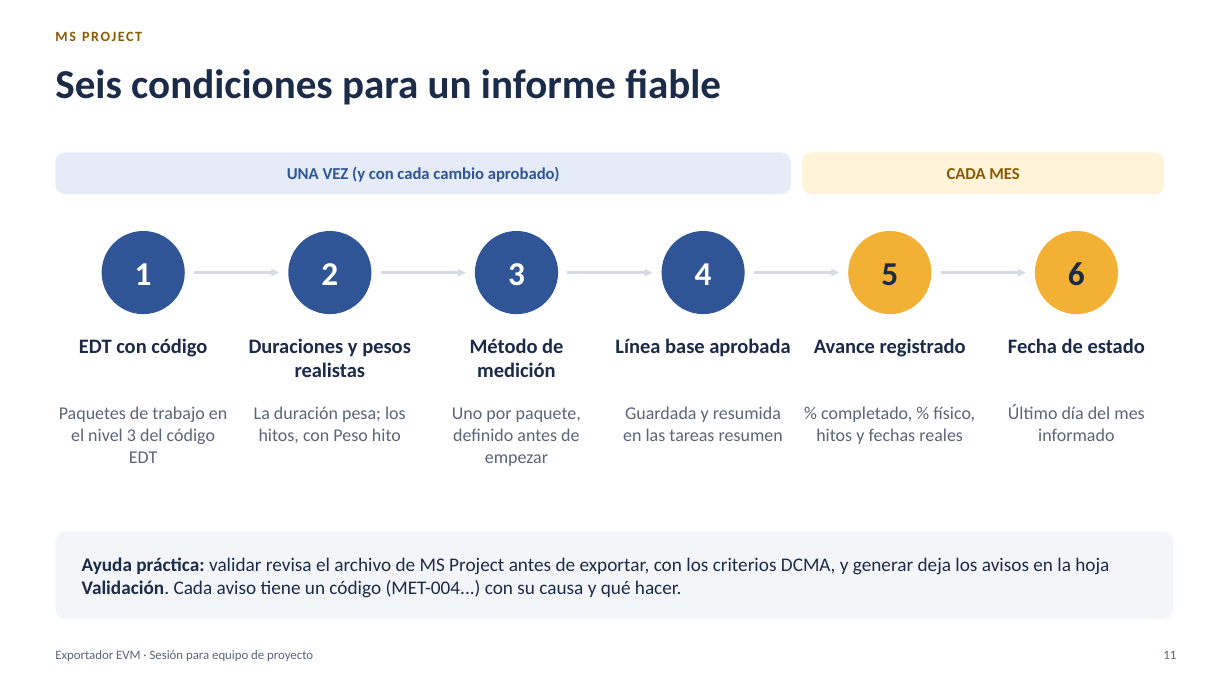
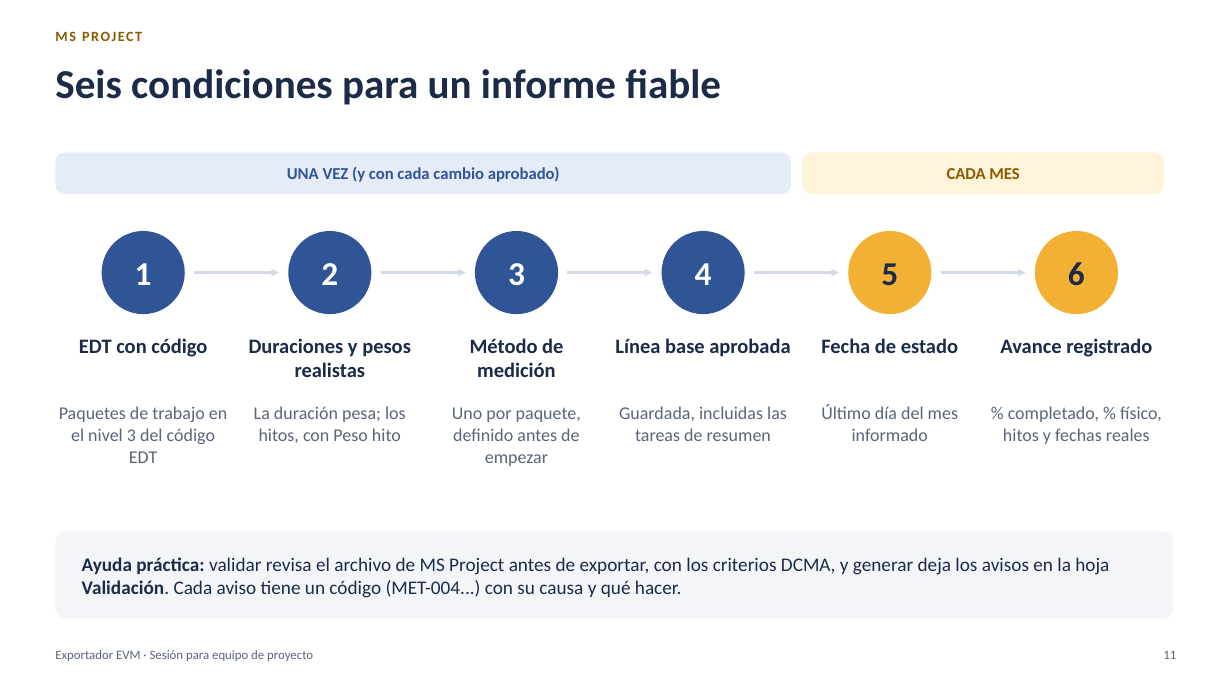
Before and after one commit to MarceloSalazar/evm-automation, a slide deck: slide 11 of docs/presentacion-jefes-de-proyecto.pptx. Drawn at 1232x693 pixels with LibreOffice and Linux fonts; fonts in the diff are those of the drawing. Boxes give left, top, right and bottom in pixels: in the first picture for what was removed or moved away, otherwise in the second. Text is boxed around its words. In the diff, an @@ line names an element or a change of style, - is before the commit and + after.

```diff
--- a/docs/presentacion-jefes-de-proyecto.pptx
+++ b/docs/presentacion-jefes-de-proyecto.pptx
@@ text at (821, 338, 958, 353): text changed @@
-Avance registrado
+Fecha de estado
@@ text at (1000, 338, 1152, 357): text changed @@
-Fecha de estado
+Avance registrado
@@ text at (619, 406, 787, 441): text changed @@
-Guardada y resumida en las tareas resumen
+Guardada, incluidas las tareas de resumen
@@ text at (821, 405, 958, 441): text changed @@
-% completado, % físico, hitos y fechas reales
+Último día del mes informado
@@ text at (1003, 406, 1162, 444): text changed @@
-Último día del mes informado
+% completado, % físico, hitos y fechas reales
```
Also in this commit, not shown: 15 other slides changed, 1 other file.
